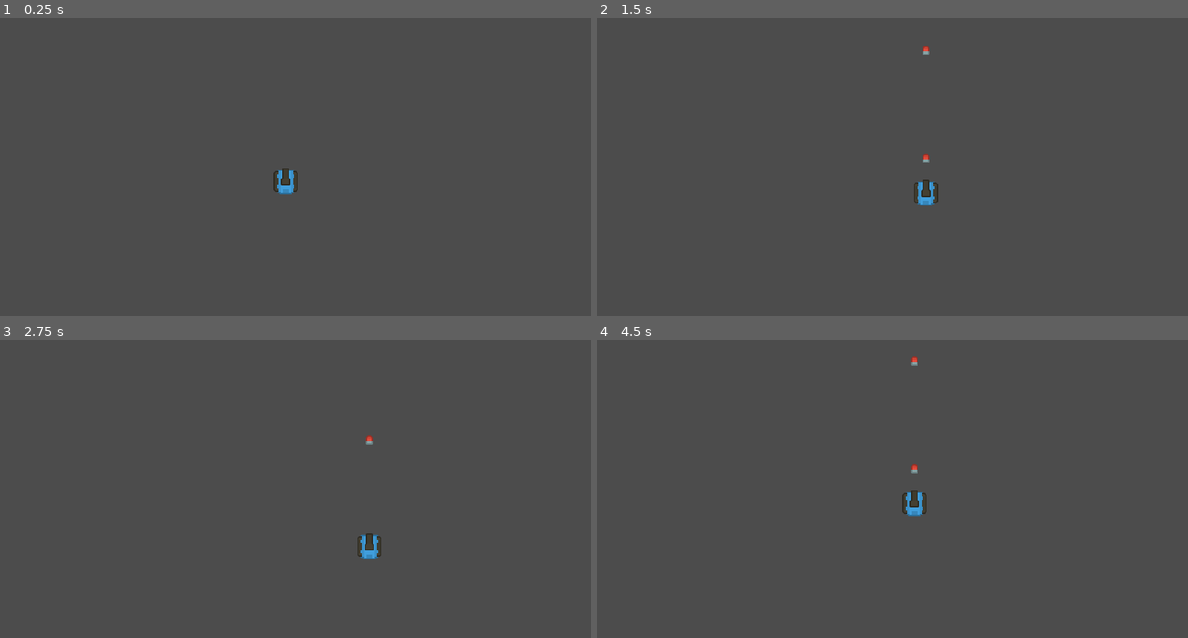
Above: before the commit, frames 1-4 (two rows, left to right).
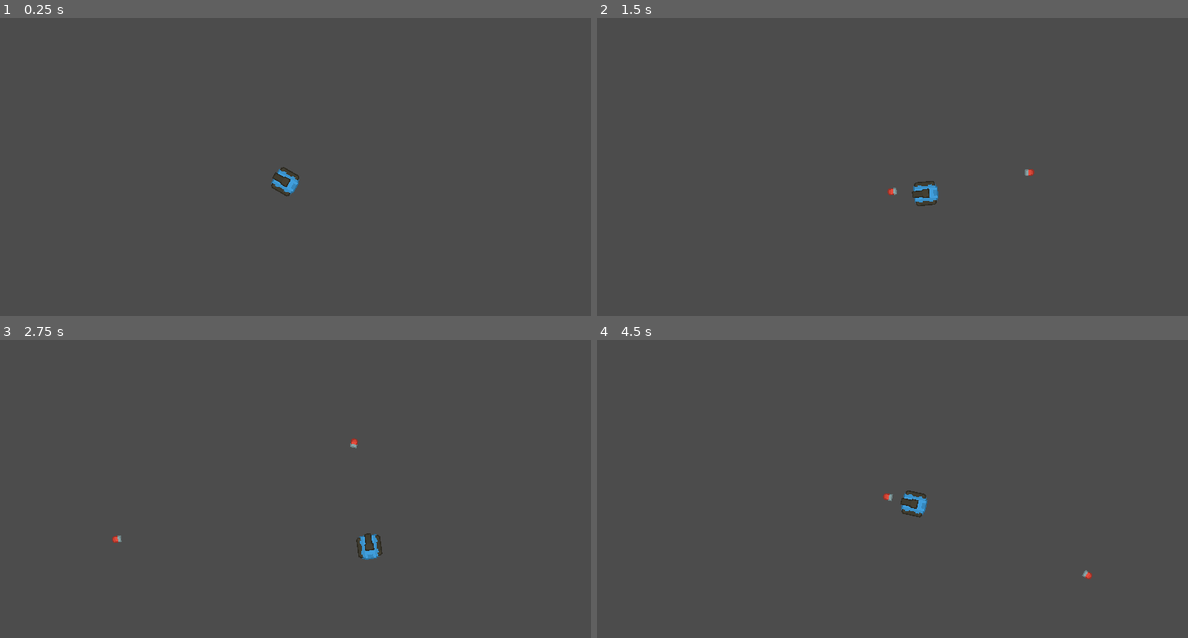
Above: after the commit, the same moments.

Repository: RuanSR/rogue-tank-game
Game: Godot game, scene res://src/Levels/TestLevel/View/TestArea.tscn
Same seed, same stepped clock (60 frames per second), same inputs: the game is played once before the commit and once after it.
Inputs (mouse positions are in pixels of both pictures, inside the frame that each line leads up to):
- Up to frame 1 (0.25 s): no input
- Up to frame 2 (1.5 s): tap Enter at 0.5 s; move the mouse to (1022, 172) at 0.52 s; hold Right (ui_right) 0.53-1.28 s; tap Space (ui_shoot) at 0.6, 1.35 s; move the mouse to (774, 208) at 1.27 s; hold Down (ui_down) from 1.28 s (still down)
- Up to frame 3 (2.75 s): move the mouse to (354, 435) at 2.02 s; release Down (ui_down) at 2.03 s; hold Right (ui_right) from 2.03 s (still down); tap Space (ui_shoot) at 2.1 s
- Up to frame 4 (4.5 s): move the mouse to (862, 581) at 2.77 s; release Right (ui_right) at 2.78 s; hold Up (ui_up) 2.78-3.53 s; tap Space (ui_shoot) at 2.85, 3.6, 4.35 s; move the mouse to (1069, 563) at 3.52 s; hold Left (ui_left) from 3.53 s (still down); move the mouse to (715, 462) at 4.27 s

The runs differ from the first frame. In frame 1, 0.2% of the frame differs, in the area x 45-51%, y 50-60%; in frame 2, 0.3%; in frame 3, 0.2%; in frame 4, 0.3%, in the area x 48-84%, y 5-81%.

Commit message:
Adicionou novo comportamento de olhar para o mouse
Adicionou funcao para Player e Bullet node de configuracoes iniciais

fix bullet direction

Diff:
--- a/project.godot
+++ b/project.godot
@@ -63,6 +63,34 @@
 
 [input]
 
+ui_left={
+"deadzone": 0.5,
+"events": [ Object(InputEventKey,"resource_local_to_scene":false,"resource_name":"","device":0,"alt":false,"shift":false,"control":false,"meta":false,"command":false,"pressed":false,"scancode":16777231,"physical_scancode":0,"unicode":0,"echo":false,"script":null)
+, Object(InputEventJoypadButton,"resource_local_to_scene":false,"resource_name":"","device":0,"button_index":14,"pressure":0.0,"pressed":false,"script":null)
+, Object(InputEventKey,"resource_local_to_scene":false,"resource_name":"","device":0,"alt":false,"shift":false,"control":false,"meta":false,"command":false,"pressed":false,"scancode":65,"physical_scancode":0,"unicode":0,"echo":false,"script":null)
+ ]
+}
+ui_right={
+"deadzone": 0.5,
+"events": [ Object(InputEventKey,"resource_local_to_scene":false,"resource_name":"","device":0,"alt":false,"shift":false,"control":false,"meta":false,"command":false,"pressed":false,"scancode":16777233,"physical_scancode":0,"unicode":0,"echo":false,"script":null)
+, Object(InputEventJoypadButton,"resource_local_to_scene":false,"resource_name":"","device":0,"button_index":15,"pressure":0.0,"pressed":false,"script":null)
+, Object(InputEventKey,"resource_local_to_scene":false,"resource_name":"","device":0,"alt":false,"shift":false,"control":false,"meta":false,"command":false,"pressed":false,"scancode":68,"physical_scancode":0,"unicode":0,"echo":false,"script":null)
+ ]
+}
+ui_up={
+"deadzone": 0.5,
+"events": [ Object(InputEventKey,"resource_local_to_scene":false,"resource_name":"","device":0,"alt":false,"shift":false,"control":false,"meta":false,"command":false,"pressed":false,"scancode":16777232,"physical_scancode":0,"unicode":0,"echo":false,"script":null)
+, Object(InputEventJoypadButton,"resource_local_to_scene":false,"resource_name":"","device":0,"button_index":12,"pressure":0.0,"pressed":false,"script":null)
+, Object(InputEventKey,"resource_local_to_scene":false,"resource_name":"","device":0,"alt":false,"shift":false,"control":false,"meta":false,"command":false,"pressed":false,"scancode":87,"physical_scancode":0,"unicode":0,"echo":false,"script":null)
+ ]
+}
+ui_down={
+"deadzone": 0.5,
+"events": [ Object(InputEventKey,"resource_local_to_scene":false,"resource_name":"","device":0,"alt":false,"shift":false,"control":false,"meta":false,"command":false,"pressed":false,"scancode":16777234,"physical_scancode":0,"unicode":0,"echo":false,"script":null)
+, Object(InputEventJoypadButton,"resource_local_to_scene":false,"resource_name":"","device":0,"button_index":13,"pressure":0.0,"pressed":false,"script":null)
+, Object(InputEventKey,"resource_local_to_scene":false,"resource_name":"","device":0,"alt":false,"shift":false,"control":false,"meta":false,"command":false,"pressed":false,"scancode":83,"physical_scancode":0,"unicode":0,"echo":false,"script":null)
+ ]
+}
 ui_shoot={
 "deadzone": 0.5,
 "events": [ Object(InputEventKey,"resource_local_to_scene":false,"resource_name":"","device":0,"alt":false,"shift":false,"control":false,"meta":false,"command":false,"pressed":false,"scancode":32,"physical_scancode":0,"unicode":0,"echo":false,"script":null)
--- a/src/Modules/PlayerTank/Model/player_tank_model.gd
+++ b/src/Modules/PlayerTank/Model/player_tank_model.gd
@@ -4,13 +4,14 @@
 var shot_limit: int = 3
 var bullet_model: TankBulletModel
 
-var _prefab_bullet: PackedScene
+#var _prefab_bullet: PackedScene
 
-func _init():
-	_prefab_bullet = preload("res://src/Modules/PlayerTank/View/TankBullet.tscn")
+#func _init():
+#	bullet_model = preload("res://src/Modules/PlayerTank/Model/tank_bullet_model.gd").new()
 
-	bullet_model = preload("res://src/Modules/PlayerTank/Model/tank_bullet_model.gd").new()
-
-func get_new_bullet_instance() -> Area2D:
-	var bullet = _prefab_bullet.instance()
-	return bullet
+#func get_new_bullet_instance(bullet_direction: Vector2) -> Area2D:
+#	var bullet = _prefab_bullet.instance()
+#
+#	bullet
+#
+#	return bullet
--- a/src/Modules/PlayerTank/Model/tank_bullet_model.gd
+++ b/src/Modules/PlayerTank/Model/tank_bullet_model.gd
@@ -1,4 +1,22 @@
 class_name TankBulletModel
 
 const bullet_velocity: int = 250
-const bullet_direction: Vector2 = Vector2(0, -1)
+var bullet_direction: Vector2 = Vector2(0, -1) setget set_bullet_direction
+
+var bullet_collision_shape: CollisionShape2D
+var bullet_sprite: Sprite
+var bullet_visibility_notifier: VisibilityNotifier2D
+
+func _init(bullet_collision_shape: CollisionShape2D, bullet_sprite: Sprite, bullet_visibility_notifier: VisibilityNotifier2D, bullet_direction: Vector2):
+	self.bullet_direction = bullet_direction
+	self.bullet_collision_shape = bullet_collision_shape
+	self.bullet_sprite = bullet_sprite
+	self.bullet_visibility_notifier = bullet_visibility_notifier
+	self.bullet_direction = bullet_direction
+
+func set_bullet_direction(direction: Vector2) -> void:
+	bullet_direction = direction
+	print(direction)
+
+#func get_bullet_direction() -> Vector2:
+#	return bullet_direction
--- a/src/Modules/PlayerTank/Presenter/player_tank_presenter.gd
+++ b/src/Modules/PlayerTank/Presenter/player_tank_presenter.gd
@@ -1,17 +1,21 @@
 class_name PlayerPresenter
 
-var tank_view: KinematicBody2D
+var _view: KinematicBody2D
+var _prefab_bullet: PackedScene
+
 var player_model: PlayerModel
+
 var enums = preload("res://src/Modules/PlayerTank/@Shared/enums.gd")
 
 func _init(tank_view: KinematicBody2D):
 	player_model = preload("res://src/Modules/PlayerTank/Model/player_tank_model.gd").new()
+	_prefab_bullet = preload("res://src/Modules/PlayerTank/View/TankBullet.tscn")
 
-	self.tank_view = tank_view
+	self._view = tank_view
 
 func on_move() -> void:
 
-	var delta := tank_view.get_process_delta_time()
+	var delta := _view.get_process_delta_time()
 	var dir_x := 0;
 	var dir_y := 0;
 
@@ -27,7 +31,8 @@
 	if(Input.is_action_pressed("ui_down")):
 		dir_y += 1;
 
-	tank_view.translate(Vector2(dir_x, dir_y) * delta * player_model.speed)
+	_view.translate(Vector2(dir_x, dir_y) * delta * player_model.speed)
+
 
 func on_shoot() -> void:
 
@@ -36,16 +41,20 @@
 		if (_is_shot_limit_reachead()):
 			return
 
-		var bullet = player_model.get_new_bullet_instance()
-		var muzzle: Position2D = tank_view.get_node("TankBarrelNode2D/BulletMuzzlePosition2D")
+		var bullet: Area2D = _prefab_bullet.instance()
+		var muzzle: Position2D = _view.get_node("TankBarrelNode2D/BulletMuzzlePosition2D")
 
-		bullet.global_position = muzzle.position
-		tank_view.add_child(bullet)
+		bullet.init(Vector2( cos(_view.global_rotation), sin(_view.global_rotation) ).normalized())
+
+		bullet.global_position = muzzle.global_position
+
+		_view.get_parent().add_child(bullet)
+
 
 func _is_shot_limit_reachead() -> bool:
 	var allow_shot = true
 
-	if (tank_view.get_tree().get_nodes_in_group(enums.Barrel_Bullet_State_Group.CANNON_BULLETS).size() >= player_model.shot_limit):
+	if (_view.get_tree().get_nodes_in_group(enums.Barrel_Bullet_State_Group.CANNON_BULLETS).size() >= player_model.shot_limit):
 		return allow_shot
 
 	return !allow_shot
--- a/src/Modules/PlayerTank/Presenter/tank_bullet_presenter.gd
+++ b/src/Modules/PlayerTank/Presenter/tank_bullet_presenter.gd
@@ -1,14 +1,20 @@
 class_name TankBulletPresenter
 
-var tank_bullet_view: Area2D
+var _view: Area2D
 var tank_bullet_model: TankBulletModel
 
-func _init(tank_bullet_view: Area2D) -> void:
-	self.tank_bullet_view = tank_bullet_view
-	tank_bullet_model = preload("res://src/Modules/PlayerTank/Model/tank_bullet_model.gd").new()
+func _init(tank_bullet_view: Area2D, bullet_direction) -> void:
+	self._view = tank_bullet_view
 
-func on_fire(delta: float) -> void:
-	tank_bullet_view.translate(tank_bullet_model.bullet_direction * tank_bullet_model.bullet_velocity * delta)
+	var bullet_collision: CollisionShape2D = self._view.get_node("BulletCollisionShape2D")
+	var bullet_sprite: Sprite = self._view.get_node("BulletSprite2D")
+	var bullet_visibility_noty: VisibilityNotifier2D = self._view.get_node("BulletVisibilityNotifier2D")
+
+	tank_bullet_model = preload("res://src/Modules/PlayerTank/Model/tank_bullet_model.gd").new(bullet_collision, bullet_sprite, bullet_visibility_noty, bullet_direction)
+
+func on_fire() -> void:
+	_view.translate(tank_bullet_model.bullet_direction * tank_bullet_model.bullet_velocity * _view.get_process_delta_time())
+	_view.set_rotation(tank_bullet_model.bullet_direction.angle())
 
 func add_in_group_list(group_name: String):
-	tank_bullet_view.add_to_group(group_name)
+	_view.add_to_group(group_name)
--- a/src/Modules/PlayerTank/View/PlayerTank.tscn
+++ b/src/Modules/PlayerTank/View/PlayerTank.tscn
@@ -15,9 +15,8 @@
 
 [node name="TankBarrelNode2D" type="Node2D" parent="."]
 
+[node name="BulletMuzzlePosition2D" type="Position2D" parent="TankBarrelNode2D"]
+
 [node name="TankBarrelSprite" type="Sprite" parent="TankBarrelNode2D"]
 texture = ExtResource( 1 )
 offset = Vector2( 0, -9 )
-
-[node name="BulletMuzzlePosition2D" type="Position2D" parent="TankBarrelNode2D"]
-position = Vector2( 0, -32 )
--- a/src/Modules/PlayerTank/View/TankBullet.tscn
+++ b/src/Modules/PlayerTank/View/TankBullet.tscn
@@ -17,7 +17,7 @@
 texture = ExtResource( 1 )
 
 [node name="BulletVisibilityNotifier2D" type="VisibilityNotifier2D" parent="."]
-position = Vector2( 0, -3.45707e-07 )
-scale = Vector2( 0.6, 0.8 )
+position = Vector2( -5.96046e-08, 5.96046e-08 )
+scale = Vector2( 0.4, 0.3 )
 
 [connection signal="screen_exited" from="BulletVisibilityNotifier2D" to="." method="_on_BulletVisibilityNotifier2D_screen_exited"]
--- a/src/Modules/PlayerTank/View/player_tank_view.gd
+++ b/src/Modules/PlayerTank/View/player_tank_view.gd
@@ -1,12 +1,22 @@
 extends KinematicBody2D
 
 var player_presenter: PlayerPresenter
-var bullet_muzzle: Position2D
 
 func _ready():
+	_set_node_config()
+
 	player_presenter = preload("res://src/Modules/PlayerTank/Presenter/player_tank_presenter.gd").new(self)
 
 func _process(delta):
 
 	player_presenter.on_move()
 	player_presenter.on_shoot()
+	look_at(get_global_mouse_position())
+
+
+func _set_node_config() -> void:
+	var default_rotation_degrees = 90
+
+	$TankBodySprite.set_rotation_degrees(default_rotation_degrees)
+	$TankBarrelNode2D/TankBarrelSprite.set_rotation_degrees(default_rotation_degrees)
+	$TankBarrelNode2D/BulletMuzzlePosition2D.set_position(Vector2(30, 0))
--- a/src/Modules/PlayerTank/View/tank_bullet_view.gd
+++ b/src/Modules/PlayerTank/View/tank_bullet_view.gd
@@ -1,15 +1,24 @@
 extends Area2D
 
 var tank_bullet_presenter: TankBulletPresenter
+
 var enums = preload("res://src/Modules/PlayerTank/@Shared/enums.gd")
 
+func init(bullet_direction: Vector2):
+	_set_node_config()
+	tank_bullet_presenter = preload("res://src/Modules/PlayerTank/Presenter/tank_bullet_presenter.gd").new(self, bullet_direction)
+
 func _ready() -> void:
-	tank_bullet_presenter = preload("res://src/Modules/PlayerTank/Presenter/tank_bullet_presenter.gd").new(self)
 	tank_bullet_presenter.add_in_group_list(enums.Barrel_Bullet_State_Group.CANNON_BULLETS)
 
-
 func _process(delta: float) -> void:
-	tank_bullet_presenter.on_fire(delta)
+	tank_bullet_presenter.on_fire()
 
 func _on_BulletVisibilityNotifier2D_screen_exited():
 	queue_free()
+
+func _set_node_config() -> void:
+	var default_rotation_degrees = 90
+
+	$BulletCollisionShape2D.set_rotation_degrees(90)
+	$BulletSprite2D.set_rotation_degrees(90)
